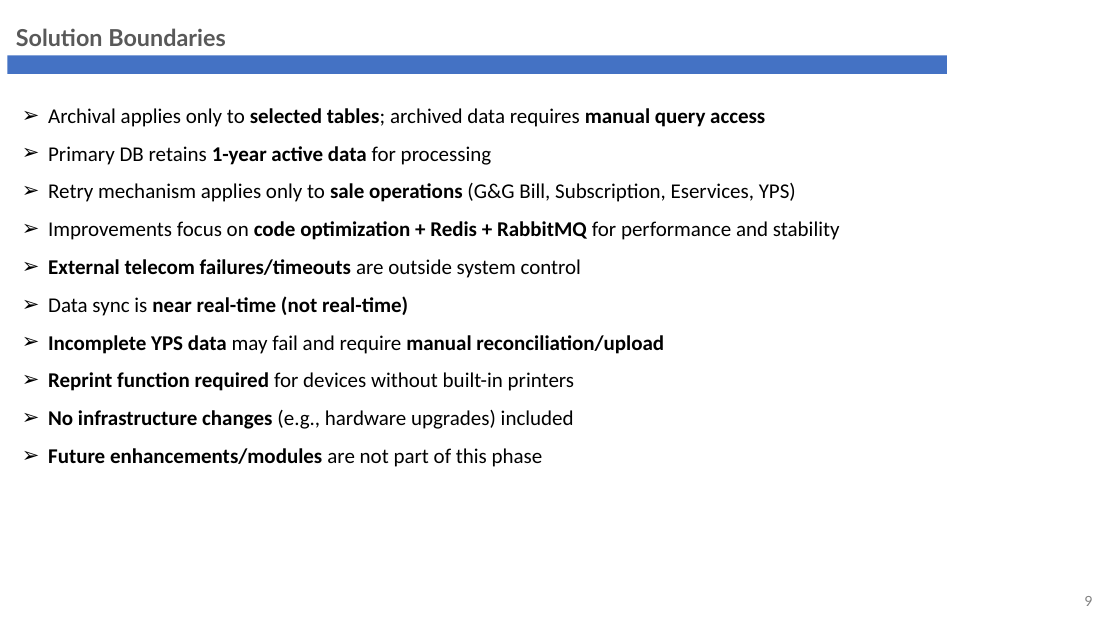
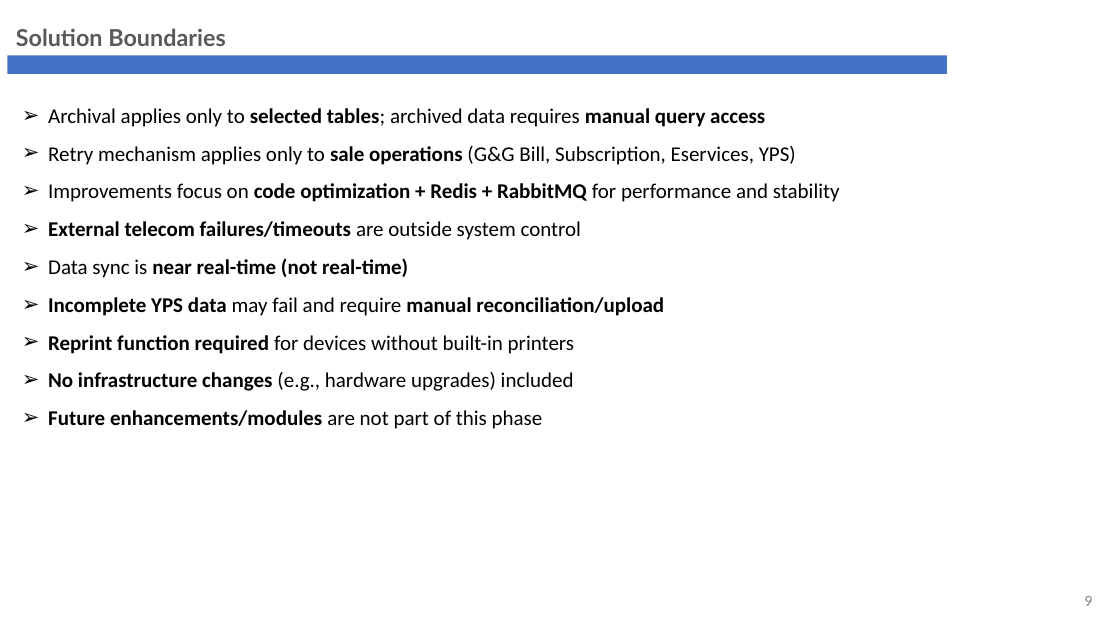
Before and after one commit to phyothuhan26/MySolutions, a slide deck: slide 9 of GandG_YPS/Presentation/G&G_Revamp_ARB.pptx. Drawn at 1120x630 pixels with LibreOffice and Linux fonts; fonts in the diff are those of the drawing; background and template pictures are left out. Boxes give left, top, right and bottom in pixels: in the first picture for what was removed or moved away, otherwise in the second. Text is boxed around its words. In the diff, an @@ line names an element or a change of style, - is before the commit and + after.

```diff
--- a/GandG_YPS/Presentation/G&G_Revamp_ARB.pptx
+++ b/GandG_YPS/Presentation/G&G_Revamp_ARB.pptx
@@ text at (48, 146, 491, 165): paragraph removed @@
-➢ Primary DB retains 1-year active data for processing
```
Also in this commit, not shown: 6 other slides changed, 5 slides added, 36 other files.
